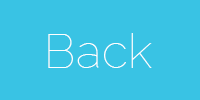
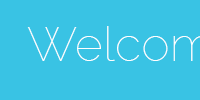
Revision of a layered 200px x 100px image; what changed, layer by layer:
renamed "Back" to "Welcome", painted on it over [27, 26, 200, 68]
